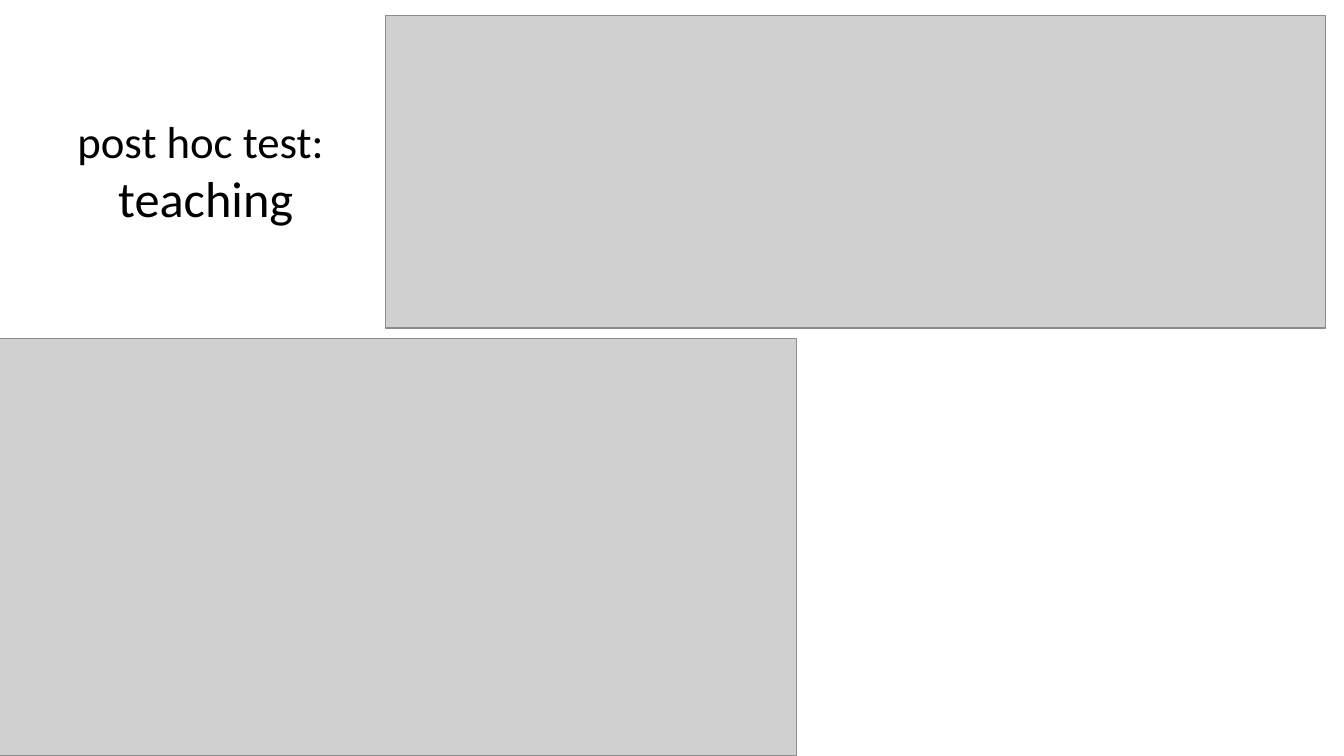
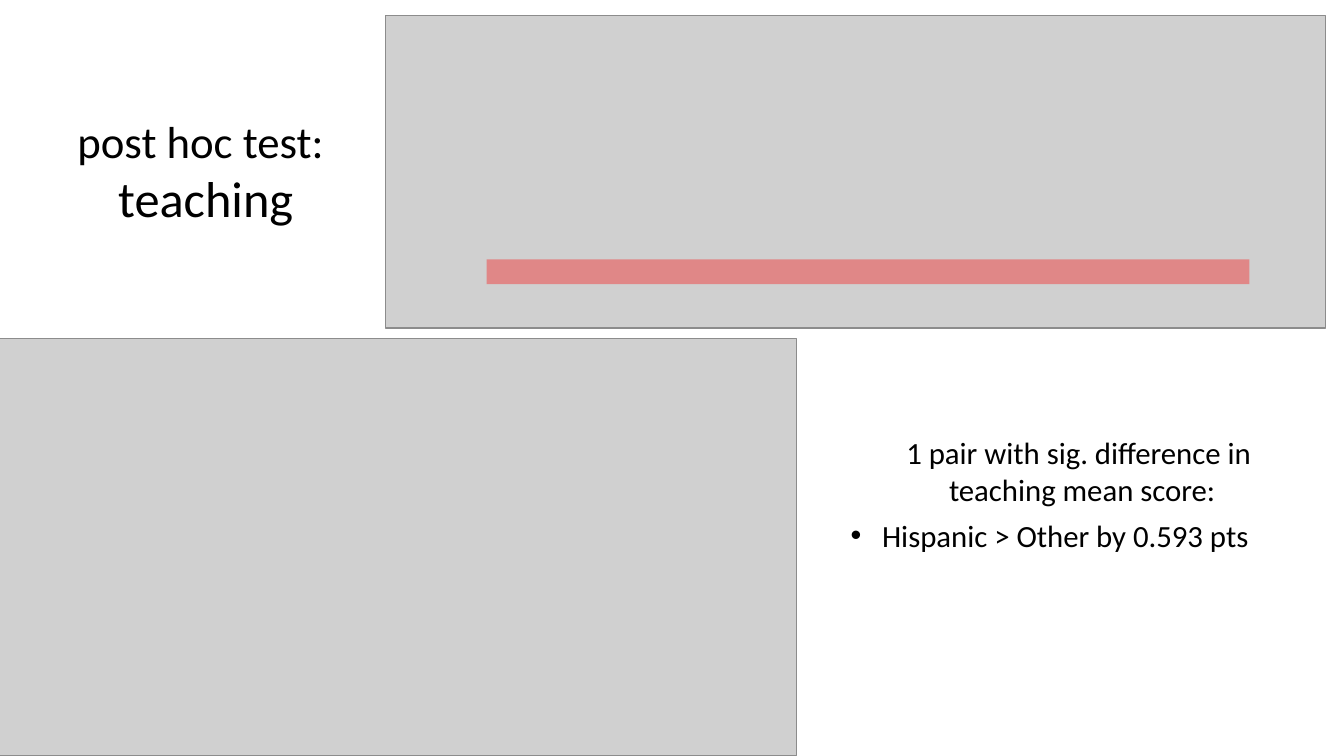
Before and after one commit to tiffanydho/ENT_research, a slide deck: slide 21 of ERAS_Linguistics/ERAS_race_report.pptx (slide 19 before the commit). Drawn at 1344x756 pixels with LibreOffice and Linux fonts; fonts in the diff are those of the drawing; grey boxes stand for pictures. Boxes give left, top, right and bottom in pixels: in the first picture for what was removed or moved away, otherwise in the second. Text is boxed around its words. In the diff, an @@ line names an element or a change of style, - is before the commit and + after.

```diff
--- a/ERAS_Linguistics/ERAS_race_report.pptx
+++ b/ERAS_Linguistics/ERAS_race_report.pptx
@@ rectangle added at bbox=[487, 259, 1250, 283], fill #FF0000 at 35% opacity @@
@@ text added at bbox=[882, 442, 1251, 552], 22 pt, text #000000 @@
+1 pair with sig. difference in
+teaching mean score:
+• Hispanic > Other by 0.593 pts
```
Also in this commit, not shown: 8 other slides changed, 38 slides added, 1 slide removed, 6 other files.
